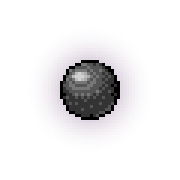
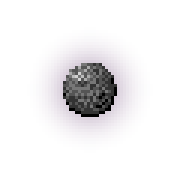
Before/after of a 180 × 180 layered artwork. What changed in the layer stack:
painted on "Layer" over [60, 60, 120, 120]
